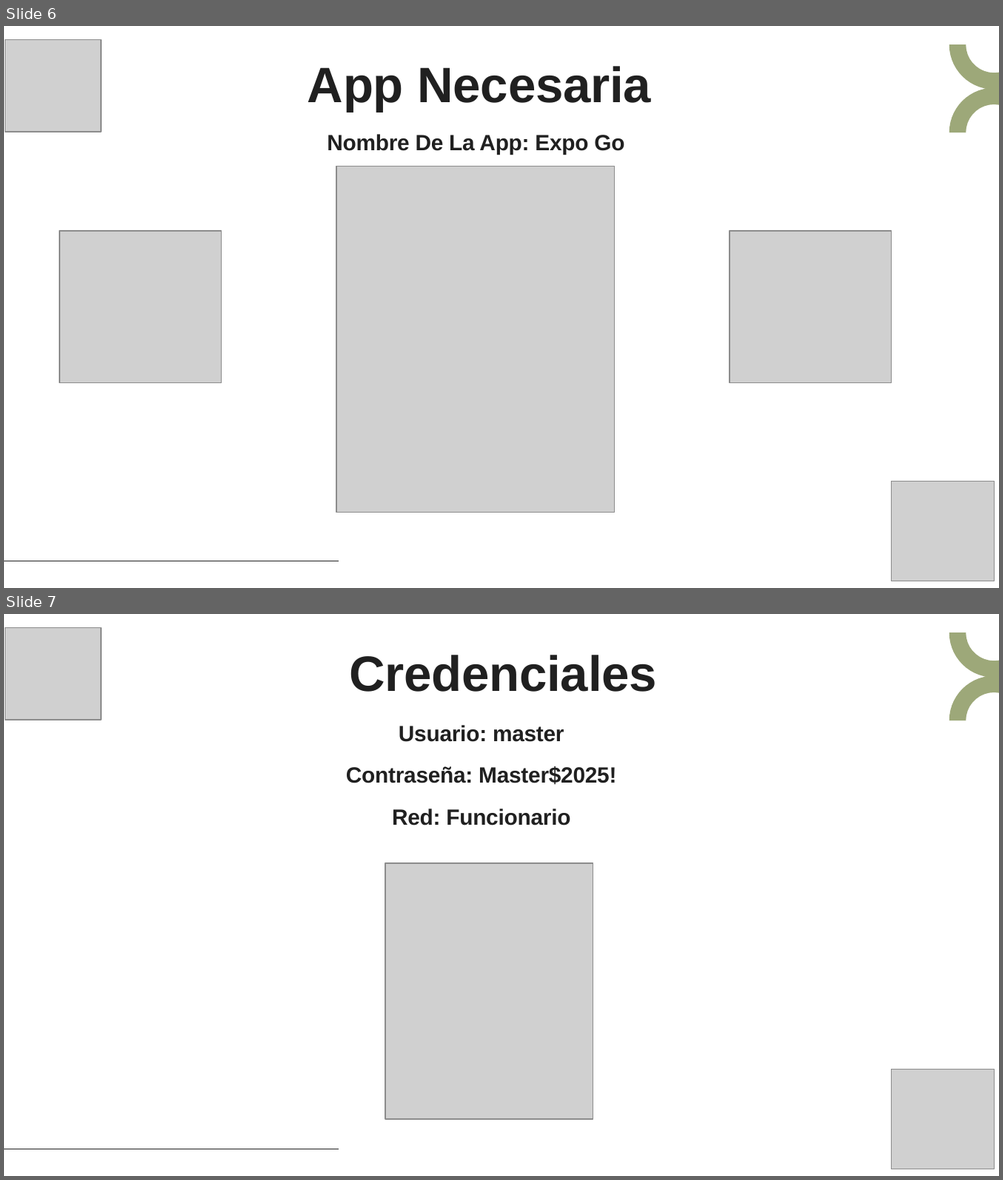
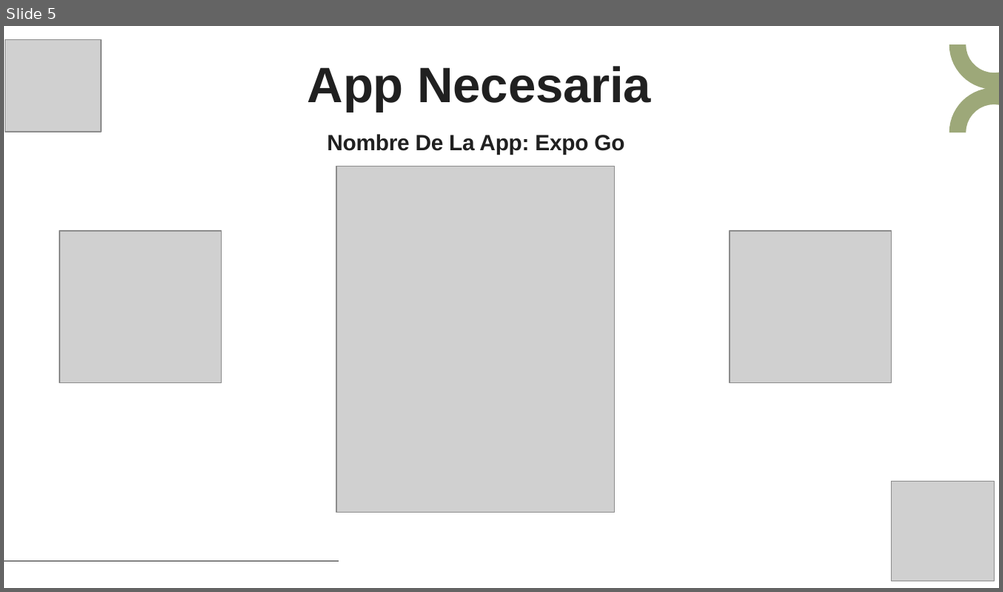
Before and after one commit to martinstiben/SGH-docs, a slide deck: 00-Presentacion_Del_Equipo_SGH.pptx. Shown one above the other, each under a label of ours: slides 6 and 7 before the commit, slide 5 after it. The pictures are 1003x1180 and 1003x592 pixels, drawn with LibreOffice and Linux fonts; fonts in the diff are those of the drawing; grey boxes stand for pictures. Boxes give left, top, right and bottom in pixels: in the first picture for what was removed or moved away, otherwise in the second. Text is boxed around its words. In the diff, an @@ line names an element or a change of style, - is before the commit and + after.

```diff
--- a/00-Presentacion_Del_Equipo_SGH.pptx
+++ b/00-Presentacion_Del_Equipo_SGH.pptx
@@ slide 7 removed at bbox=[4, 614, 999, 1176], background #FFFFFF; not listed: 2 template elements that a slide beside it also shows @@
@@ picture removed at bbox=[5, 628, 100, 721] @@
@@ title removed at bbox=[349, 655, 657, 692] @@
-Credenciales
@@ text removed at bbox=[346, 725, 616, 826] @@
-Usuario: master
-Contraseña: Master$2025!
-Red: Funcionario
@@ picture removed at bbox=[385, 863, 593, 1119] @@
@@ picture removed at bbox=[891, 1070, 993, 1170] @@
@@ what was slide 6 is now slide 5 @@
```
Also in this commit, not shown: 1 slide changed, 1 other slide removed, 10 other files.
